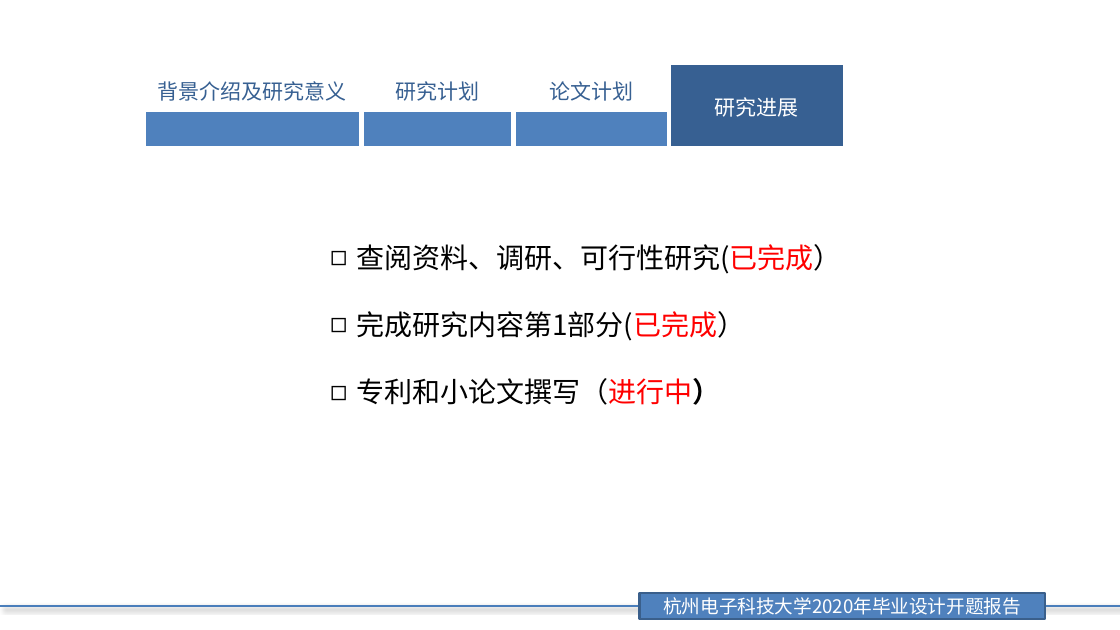
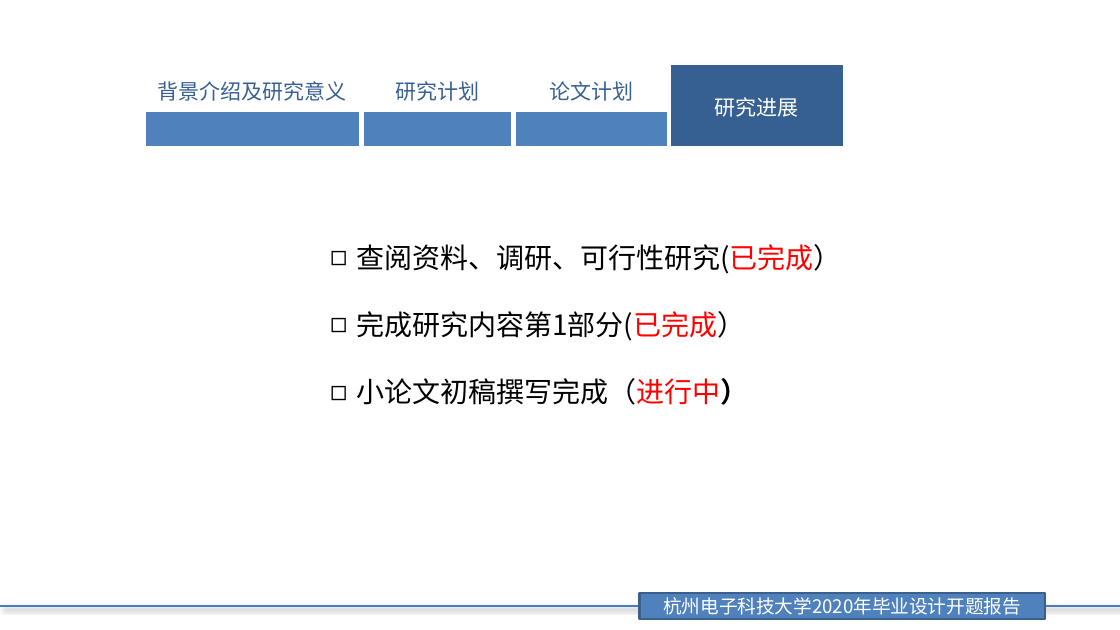
Before and after one commit to JeromeYHj214/Paper-Learning, a slide deck: slide 15 of 杨豪杰开题/论文答辩开题报告(杨豪杰).pptx (slide 14 before the commit). Drawn at 1120x630 pixels with LibreOffice and Linux fonts; fonts in the diff are those of the drawing; background and template pictures are left out. Boxes give left, top, right and bottom in pixels: in the first picture for what was removed or moved away, otherwise in the second. Text is boxed around its words. In the diff, an @@ line names an element or a change of style, - is before the commit and + after.

```diff
--- a/杨豪杰开题/论文答辩开题报告(杨豪杰).pptx
+++ b/杨豪杰开题/论文答辩开题报告(杨豪杰).pptx
@@ text at box(356, 378, 748, 405): text changed @@
-◻ 专利和小论文撰写（进行中）
+◻ 小论文初稿撰写完成（进行中）
```
Also in this commit, not shown: 5 other slides changed, 1 slide added, 5 other files.
